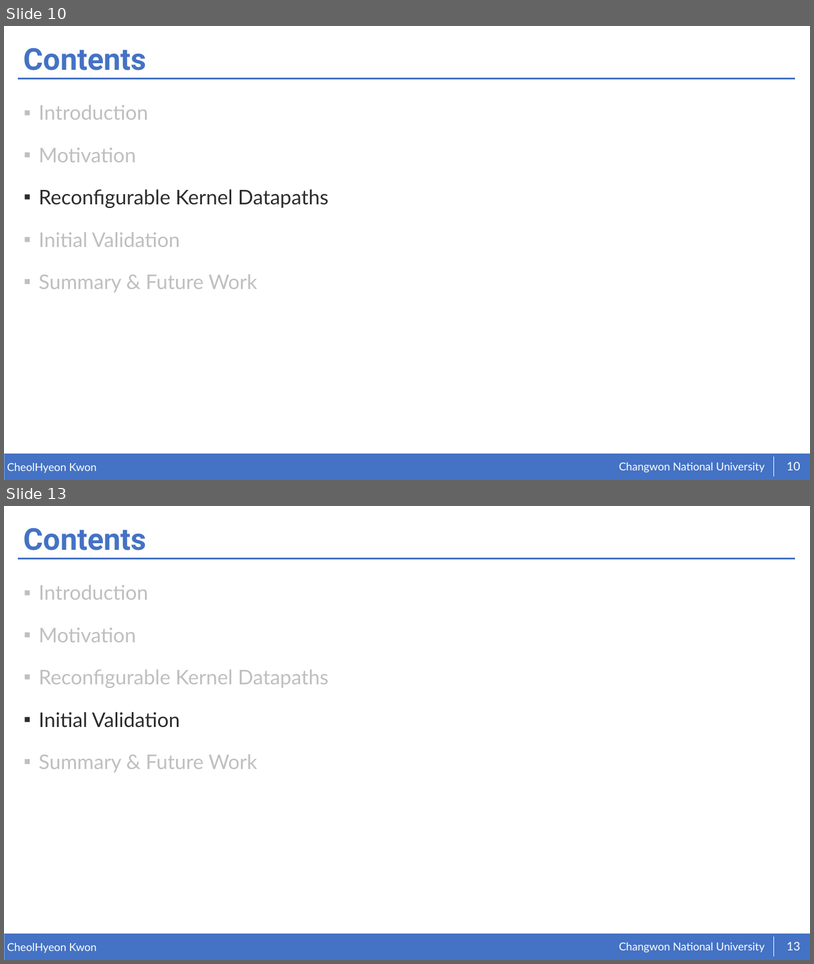
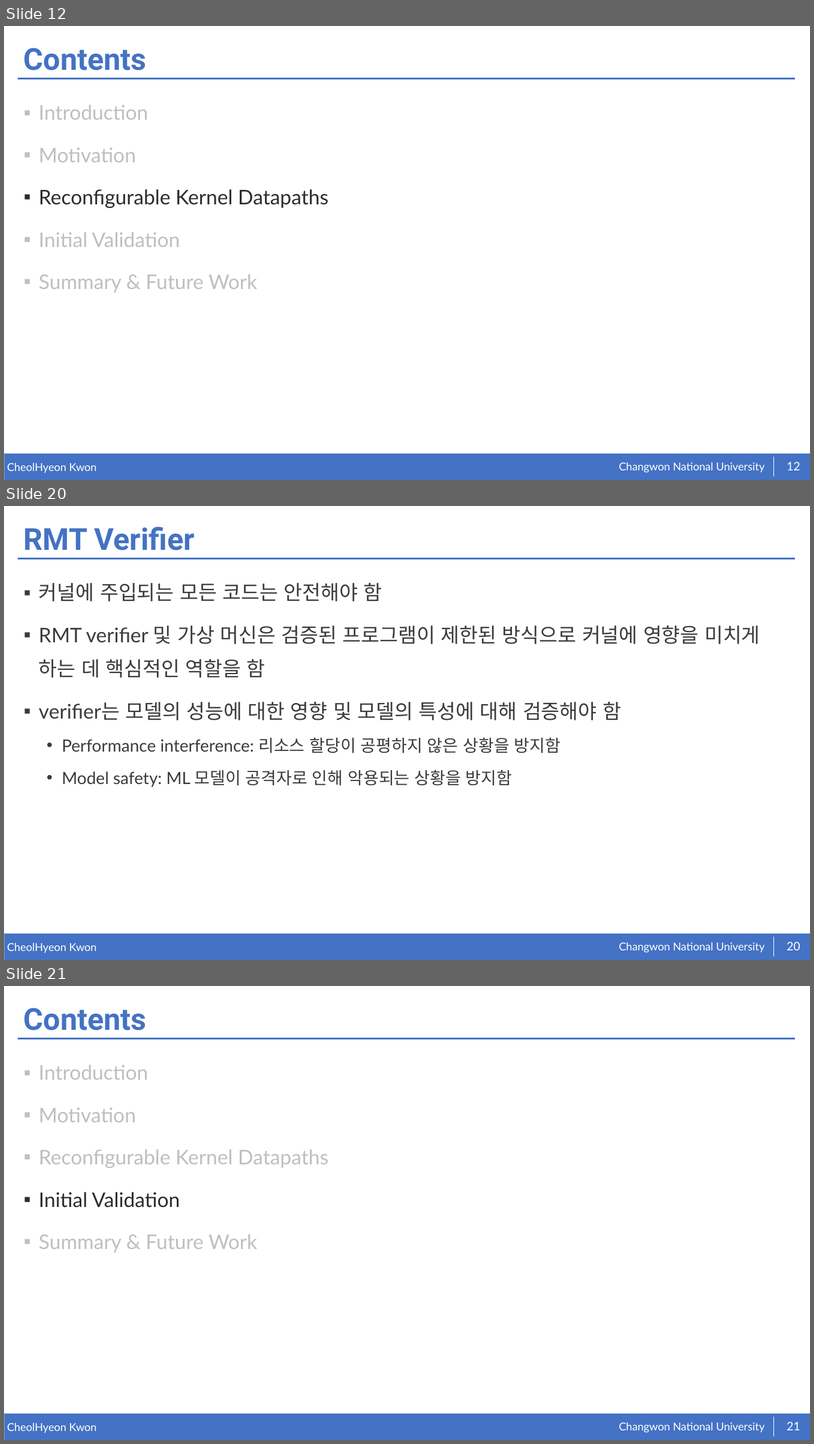
Before and after one commit to kkcchh9999/Studied_in_NOSLab, a slide deck: presentation/Toward Reconfigurable Kernel Datapaths with Learned Optimizations.pptx. Shown one above the other, each under a label of ours: slides 10 and 13 before the commit, slides 12, 20 and 21 after it; the slides between them are not shown. The pictures are 814x964 and 814x1444 pixels, drawn with LibreOffice and Linux fonts; fonts in the diff are those of the drawing. Boxes give left, top, right and bottom in pixels: in the first picture for what was removed or moved away, otherwise in the second. Text is boxed around its words. In the diff, an @@ line names an element or a change of style, - is before the commit and + after.

```diff
--- a/presentation/Toward Reconfigurable Kernel Datapaths with Learned Optimizations.pptx
+++ b/presentation/Toward Reconfigurable Kernel Datapaths with Learned Optimizations.pptx
@@ slide 20 added at [4,506,810,960], background #FFFFFF; not listed: 5 template elements that a slide beside it also shows @@
@@ title added at [24,526,195,550], 36 pt, text #4472C4, bold @@
+RMT Verifier
@@ text added at [39,583,761,787], 24 pt, text #3B3B3B @@
+▪ 커널에 주입되는 모든 코드는 안전해야 함
+▪ RMT verifier 및 가상 머신은 검증된 프로그램이 제한된 방식으로 커널에 영향을 미치게 하는 데 핵심적인 역할을 함
+▪ verifier는 모델의 성능에 대한 영향 및 모델의 특성에 대해 검증해야 함
+  • Performance interference: 리소스 할당이 공평하지 않은 상황을 방지함
+  • Model safety: ML 모델이 공격자로 인해 악용되는 상황을 방지함
@@ page number added at [787,942,801,950], 14 pt, text #FFFFFF @@
+20
@@ what was slide 10 is now slide 12 @@
@@ page number at [787,462,801,470]: text changed @@
-10
+12
@@ what was slide 13 is now slide 21 @@
@@ page number at [787,1422,801,1430]: text changed @@
-13
+21
```
Also in this commit, not shown: 10 slides changed, 7 other slides added.
